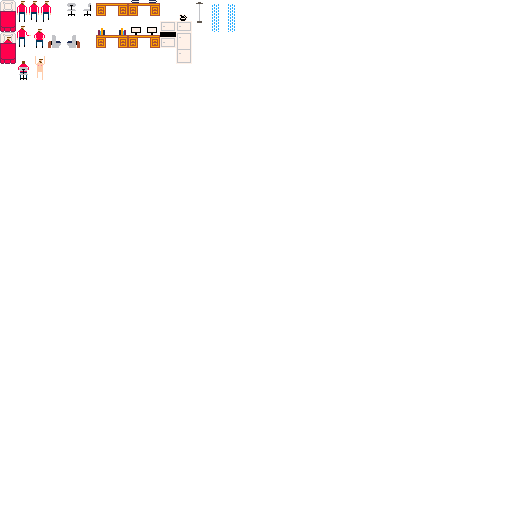
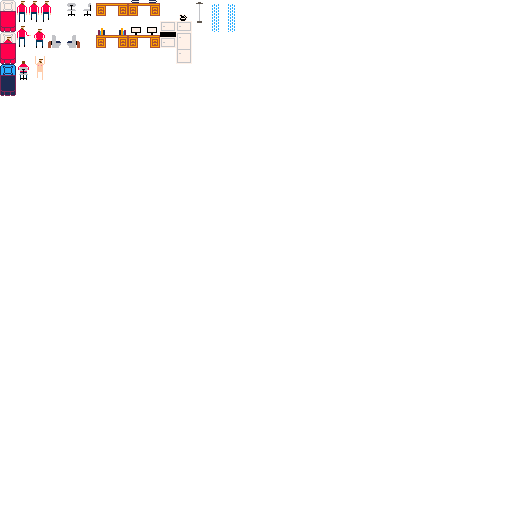
Layered file, before and after one edit (512×512). Changes by layer:
painted on "Background" over left=0, top=64, right=16, bottom=96
